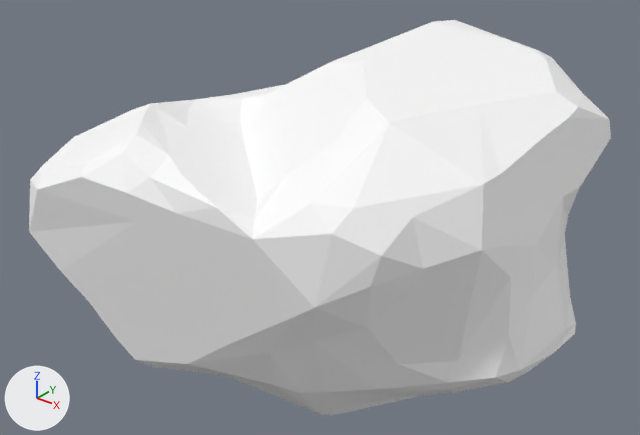
The glTF model assets/synty/tropical/models/SM_Env_Rock_05.glb, before and after one commit.
Both versions are drawn from a 50 mm camera at (3.74, -5.03, 4.15) aimed at (-0.18, -0.13, 1.11). The axes (+X, +Y, +Z) are drawn at lower left. The lights are the same throughout.

Names of what the first picture shows: 'SM_Env_Rock_05'.
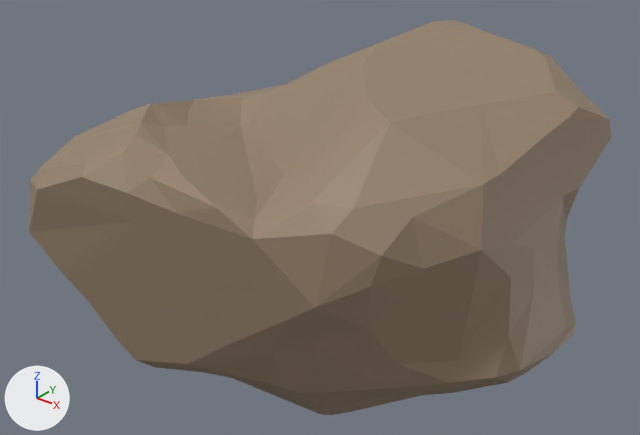
Pixel boxes (x1, y1, x2, y2) of what changed, in the pictures (640 x 435 px):
'SM_Env_Rock_05', surface changed (white to brown)
    both: (29, 20, 611, 415)

The change in detail:
Picture 'PolygonNatureBiomes_Tropical_Texture_01' (img_polygonnaturebiomes_tropical_texture_01) is new.
In material 'Nature17' (mat_nature17), base_color is no longer (1.0, 1.0, 1.0), white #ffffff.
In material 'Nature17' (mat_nature17), texture is now set to img_polygonnaturebiomes_tropical_texture_01.
